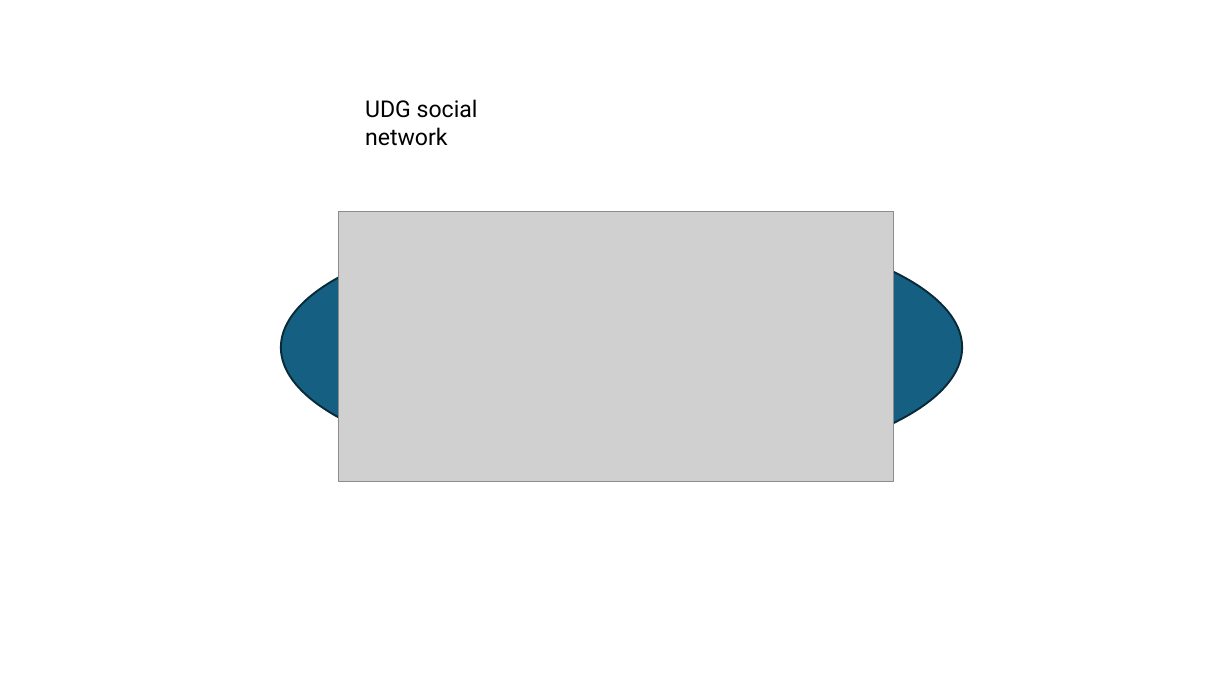
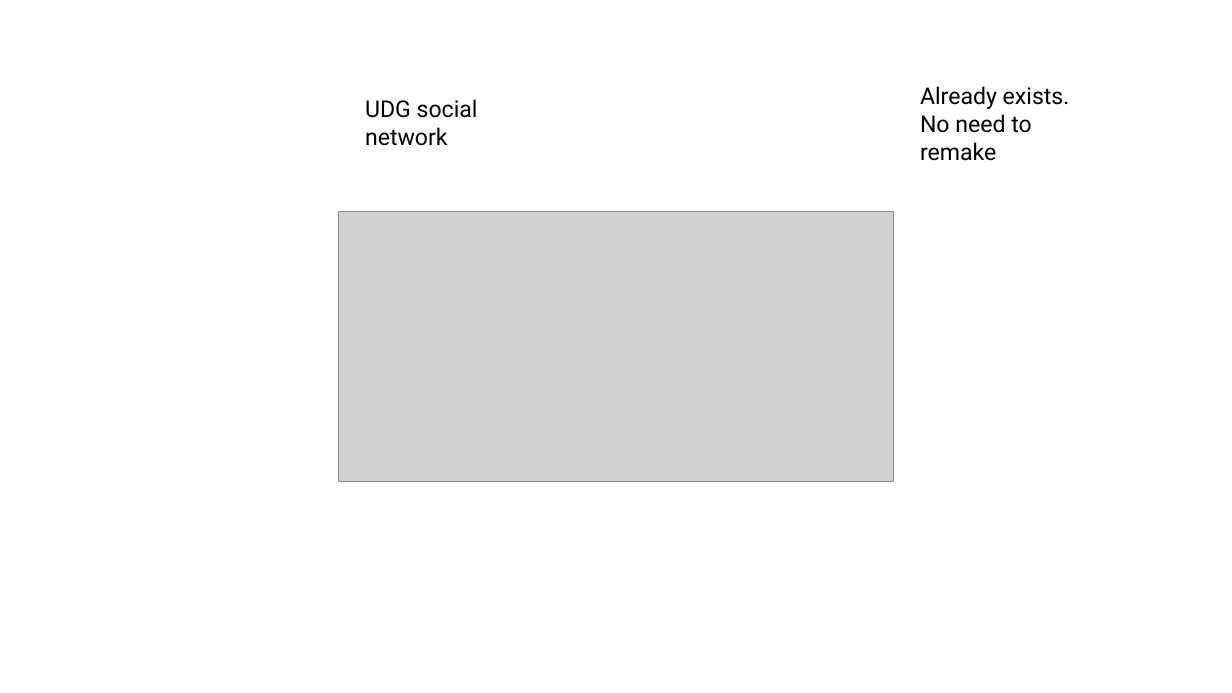
Before and after one commit to Spatial-Web-Foundation/UDG, a slide deck: slide 4 of UDG study diagrams.pptx. Drawn at 1232x693 pixels with LibreOffice and Linux fonts; fonts in the diff are those of the drawing; grey boxes stand for pictures. Boxes give left, top, right and bottom in pixels: in the first picture for what was removed or moved away, otherwise in the second. Text is boxed around its words. In the diff, an @@ line names an element or a change of style, - is before the commit and + after.

```diff
--- a/UDG study diagrams.pptx
+++ b/UDG study diagrams.pptx
@@ text added at [920, 86, 1070, 161], 18 pt, text #000000 @@
+Already exists.
+No need to remake
@@ ellipse removed at [281, 222, 962, 473] @@
```
Also in this commit, not shown: 3 other slides changed, 1 slide added, 1 slide removed, 14 other files.
